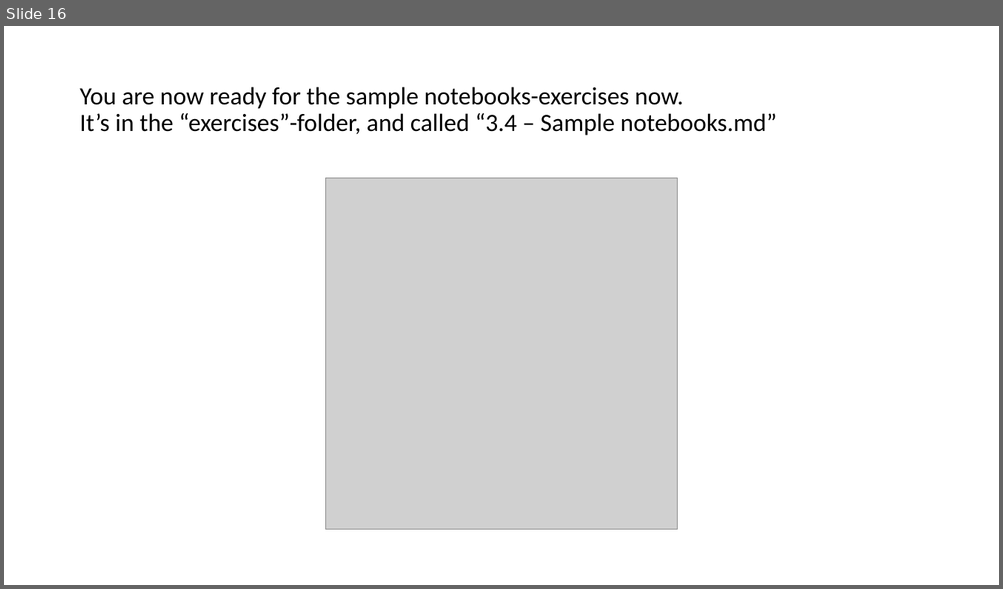
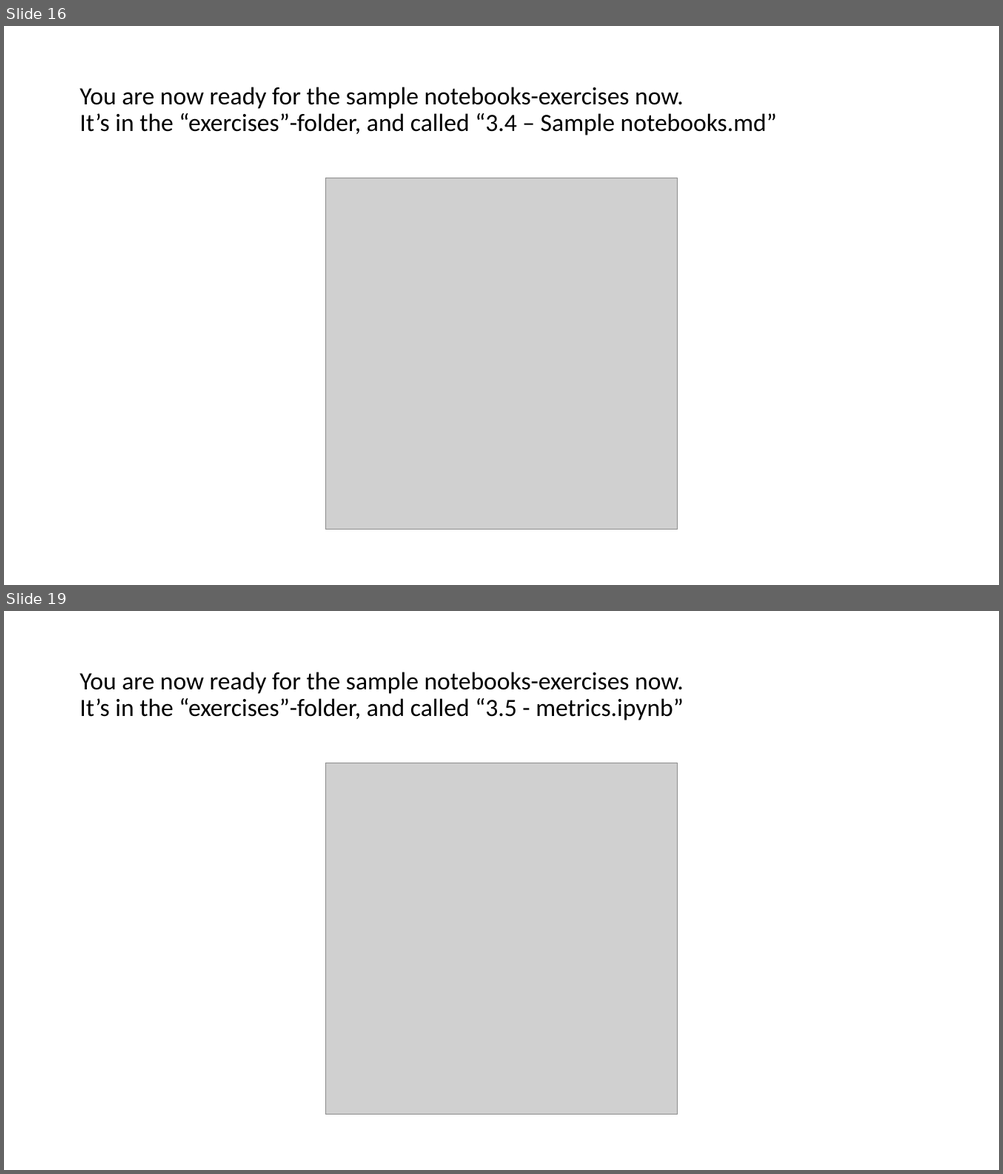
Before and after one commit to mjochen/CloudAI, a slide deck: PPT/3 - Implementing a pipeline.pptx. Shown one above the other, each under a label of ours: slide 16 before the commit, slides 16 and 19 after it; the slides between them are not shown. The pictures are 1003x589 and 1003x1174 pixels, drawn with LibreOffice and Linux fonts; fonts in the diff are those of the drawing; grey boxes stand for pictures. Boxes give left, top, right and bottom in pixels: in the first picture for what was removed or moved away, otherwise in the second. Text is boxed around its words. In the diff, an @@ line names an element or a change of style, - is before the commit and + after.

```diff
--- a/PPT/3 - Implementing a pipeline.pptx
+++ b/PPT/3 - Implementing a pipeline.pptx
@@ slide 19 added at bbox=[4, 611, 999, 1170], background #FFFFFF @@
@@ title added at bbox=[79, 672, 683, 721], 24 pt, text #000000 @@
+You are now ready for the sample notebooks-exercises now.
+It’s in the “exercises”-folder, and called “3.5 - metrics.ipynb”
@@ picture added at bbox=[326, 763, 677, 1115] @@
```
Also in this commit, not shown: 1 slide changed, 2 other slides added, 1 slide removed, 7 other files.
